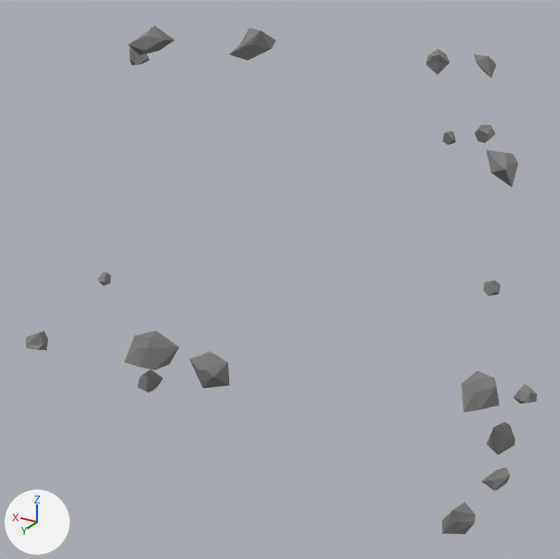
The glTF model public/models/planet_rocks.glb: old version first, new version second.
Camera for both pictures: a 50 mm lens placed at (-34.1, 62.8, 30.6), pointed at (2.4, 1.9, 0.2). The lights are fixed; the arrows at lower left show +X, +Y and +Z.

Names of what the first picture shows: 'rock1.001', 'rock1.002', 'rock1.003', 'rock1.004', 'rock1.005', 'rock3.002', 'rock3.003', 'rock3.004', 'rock3.005', 'rock4.004'.
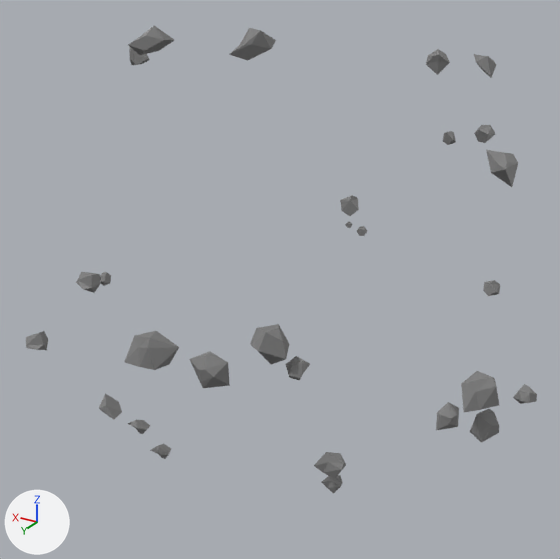
Pixel boxes [x1, y1, x2, y2] of what changed, in the pictures (560 x 559 px):
'rock3.005', moved
    before: [487, 422, 515, 455]
    after: [470, 409, 499, 443]
'rock4.006', added
    after: [250, 324, 289, 364]
'rock1.005', moved, turned, rescaled
    before: [442, 502, 475, 534]
    after: [322, 475, 343, 494]
'rock3.004', moved, turned
    before: [481, 467, 510, 491]
    after: [99, 393, 122, 420]
'rock4.004', moved, turned
    before: [138, 369, 163, 393]
    after: [286, 356, 310, 380]
'rock1.006', added
    after: [314, 452, 346, 479]
'rock3.006', added
    after: [436, 402, 459, 430]
'rock2.008', added
    after: [76, 272, 101, 293]
'rock2.005', added
    after: [340, 195, 359, 216]
'rock1.008', added
    after: [128, 420, 150, 434]
'rock1.007', added
    after: [150, 444, 171, 459]
'rock2.006', added
    after: [357, 226, 367, 236]

What the commit changed:
Object 'rock4.004' (ob_rock4_004) moves from (-1.3, 26.1, 1.9) to (-11.6, 23.3, 4.5).
Object 'rock4.004' (ob_rock4_004) turns from (-90, 36, 7.7) to (-75, 32, 43) degrees about x, y and z.
Object 'rock3.004' (ob_rock3_004) moves from (-20.5, 0.2, -15.6) to (18.5, 10.5, -15.1).
Object 'rock3.004' (ob_rock3_004) turns from (5.4, -137, -14) to (-38, 157, -32) degrees about x, y and z.
Object 'rock3.005' (ob_rock3_005) moves from (-22.7, 12.2, -3.4) to (-21.9, 14.2, -1.3).
Object 'rock1.005' (ob_rock1_005) moves from (-20.0, 11.9, -12.1) to (-13.7, 21.6, -4.7).
Object 'rock1.005' (ob_rock1_005) turns from (44, -129, -81) to (12, -106, -69) degrees about x, y and z.
Object 'rock1.005' (ob_rock1_005) is rescaled from (1.0, 1.0, 1.0) to (0.488, 0.488, 0.488).
Object 'rock2.008' (ob_rock2_008) is new; it shows me_rock2.
Its location is (25.3, 4.5, -4.5).
Its rotation in degrees is (-78, 83, -71).
Its scale is (1.24, 1.24, 1.24).
Object 'rock2.006' (ob_rock2_006) is new; it shows me_rock2.
Its location is (6.0, -24.4, -3.5).
Its rotation in degrees is (88, 7.2, 5.4).
Its scale is (0.677, 0.677, 0.677).
Object 'rock2.005' (ob_rock2_005) is new; it shows me_rock2.
Its location is (7.9, -24.2, -0.2).
Its rotation in degrees is (91, -23, 6.9).
Its scale is (1.34, 1.34, 1.34).
Object 'rock1.008' (ob_rock1_008) is new; it shows me_rock1.
Its location is (16.5, 8.4, -17.8).
Its rotation in degrees is (138, -8.4, 112).
Its scale is (0.655, 0.655, 0.655).
Object 'rock1.007' (ob_rock1_007) is new; it shows me_rock1.
Its location is (13.6, 8.3, -20.1).
Its rotation in degrees is (137, -1.5, 119).
Its scale is (0.655, 0.655, 0.655).
Object 'rock1.006' (ob_rock1_006) is new; it shows me_rock1.
Its location is (-13.8, 22.3, -2.5).
Its rotation in degrees is (43, -112, -101).
Its scale is (0.655, 0.655, 0.655).
Object 'rock4.006' (ob_rock4_006) is new; it shows me_rock4.
Its location is (-9.6, 24.1, 6.7).
Its rotation in degrees is (-61, -62, 4.7).
Its scale is (1.67, 1.67, 1.67).
Object 'rock3.006' (ob_rock3_006) is new; it shows me_rock3.
Its location is (-20.1, 16.8, 0.1).
Its rotation in degrees is (-89, 27, 61).
Its scale is (0.755, 0.755, 0.755).
